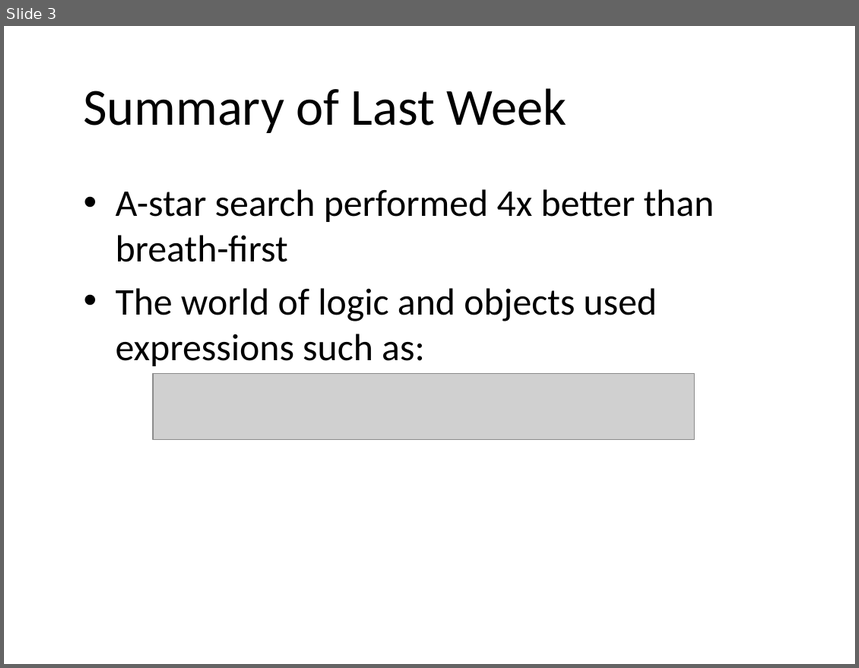
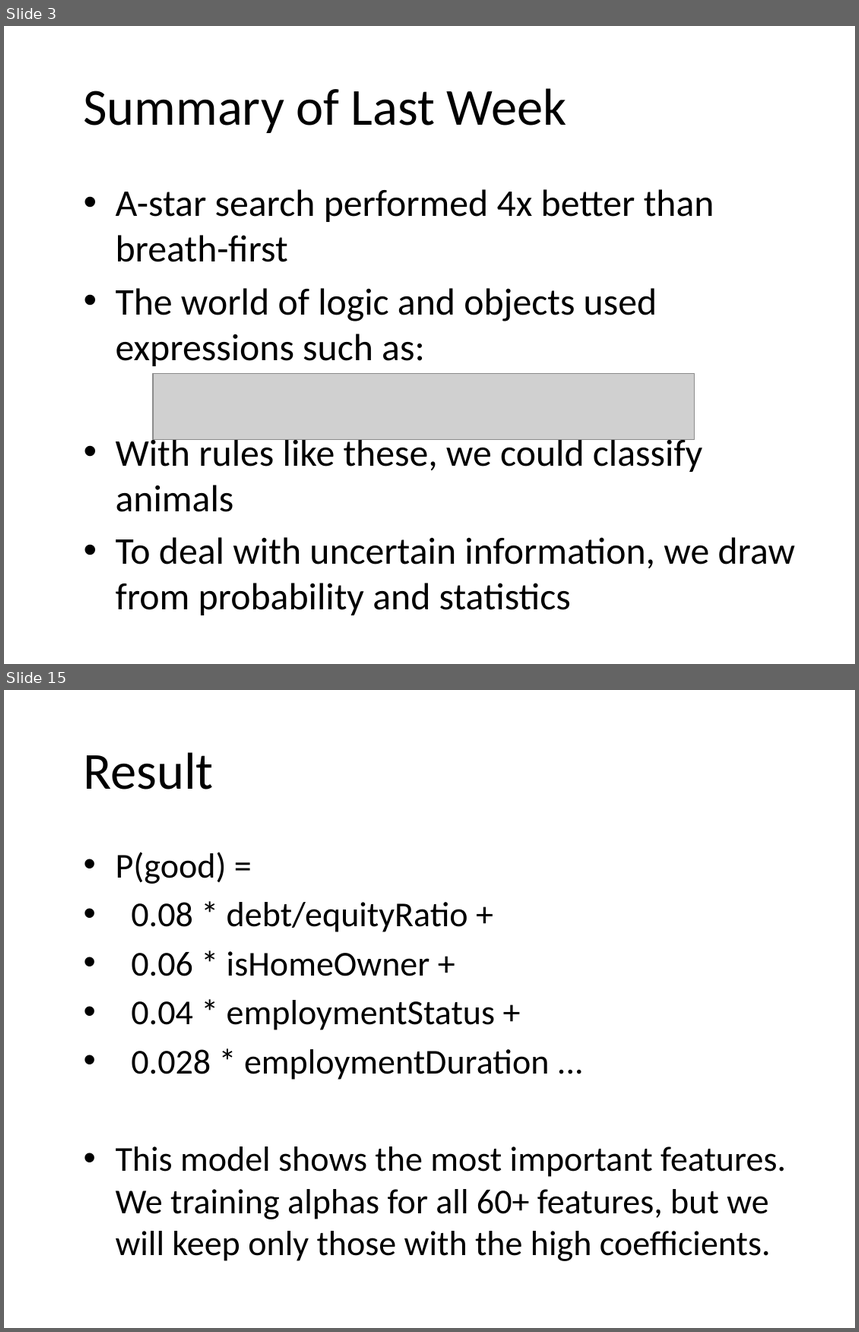
Before and after one commit to JeffRisberg/PythonNotebooksForAI, a slide deck: Documents/60-Introduction.pptx. Shown one above the other, each under a label of ours: slide 3 before the commit, slides 3 and 15 after it; the slides between them are not shown. The pictures are 859x668 and 859x1332 pixels, drawn with LibreOffice and Linux fonts; fonts in the diff are those of the drawing; grey boxes stand for pictures; background and template pictures are left out. Boxes give left, top, right and bottom in pixels: in the first picture for what was removed or moved away, otherwise in the second. Text is boxed around its words. In the diff, an @@ line names an element or a change of style, - is before the commit and + after.

```diff
--- a/Documents/60-Introduction.pptx
+++ b/Documents/60-Introduction.pptx
@@ slide 15 added at (4, 690, 855, 1328), background picture (left out) @@
@@ title added at (84, 752, 214, 790), 44 pt, text #000000 @@
+Result
@@ text added at (116, 852, 786, 1262), 29.6 pt, text #000000 @@
+• P(good) =
+• 0.08 * debt/equityRatio +
+• 0.06 * isHomeOwner +
+• 0.04 * employmentStatus +
+• 0.028 * employmentDuration ...
+• This model shows the most important features. We training alphas for all 60+ features, but we will keep only those with the high coefficients.
@@ slide 3 changed as well @@
@@ text at (116, 435, 796, 616): paragraphs added @@
+• With rules like these, we could classify animals
+• To deal with uncertain information, we draw from probability and statistics
```
Also in this commit, not shown: 13 other slides added, 2 other files.
